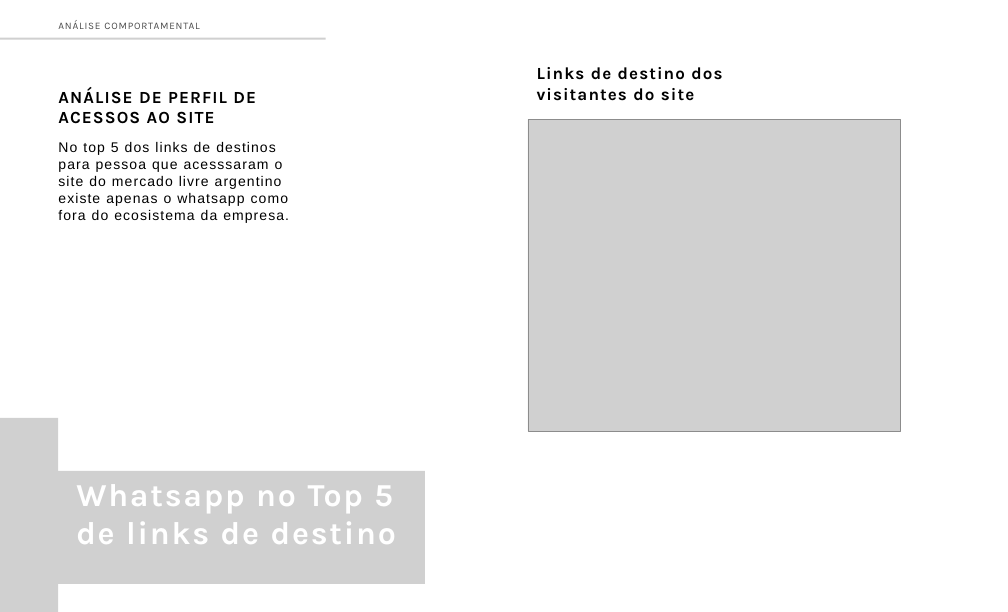
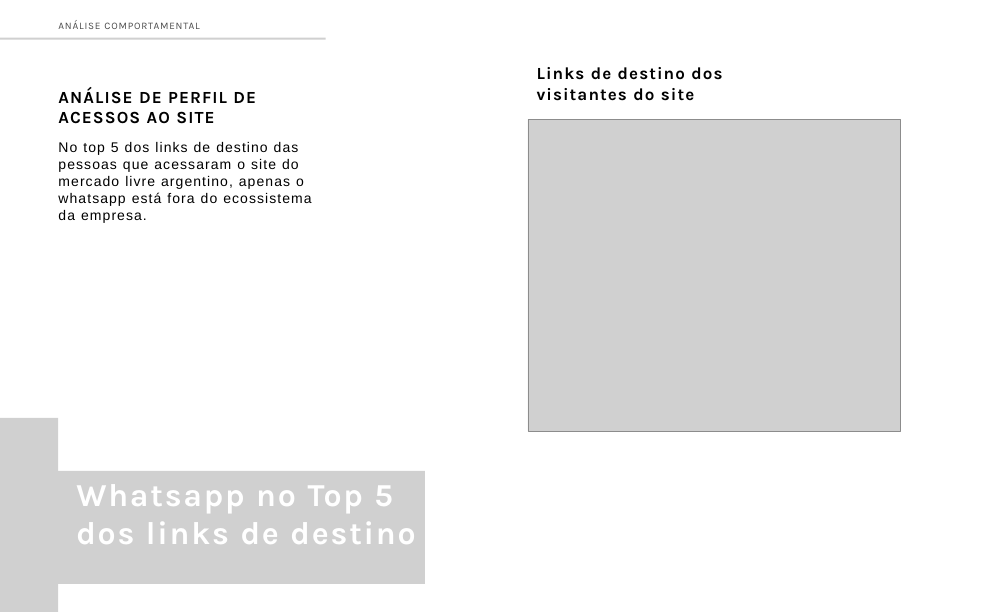
Before and after one commit to AndreBertollo/Desafio-Mercado-Livre, a slide deck: slide 14 of Apresentação/Estudo de Mercado - Aderência Meli Mercado Argentino.pptx. Drawn at 1008x612 pixels with LibreOffice and Linux fonts; fonts in the diff are those of the drawing; grey boxes stand for pictures. Boxes give left, top, right and bottom in pixels: in the first picture for what was removed or moved away, otherwise in the second. Text is boxed around its words. In the diff, an @@ line names an element or a change of style, - is before the commit and + after.

```diff
--- a/Apresentação/Estudo de Mercado - Aderência Meli Mercado Argentino.pptx
+++ b/Apresentação/Estudo de Mercado - Aderência Meli Mercado Argentino.pptx
@@ text at bbox=[58, 142, 311, 223]: text changed @@
-No top 5 dos links de destinos para pessoa que acesssaram o site do mercado livre argentino existe apenas o whatsapp como fora do ecosistema da empresa.
+No top 5 dos links de destino das pessoas que acessaram o site do mercado livre argentino, apenas o whatsapp está fora do ecossistema da empresa.
@@ text at bbox=[76, 484, 415, 544]: text changed @@
-Whatsapp no Top 5 de links de destino
+Whatsapp no Top 5 dos links de destino
```
Also in this commit, not shown: 18 other slides changed, 1 other file.
